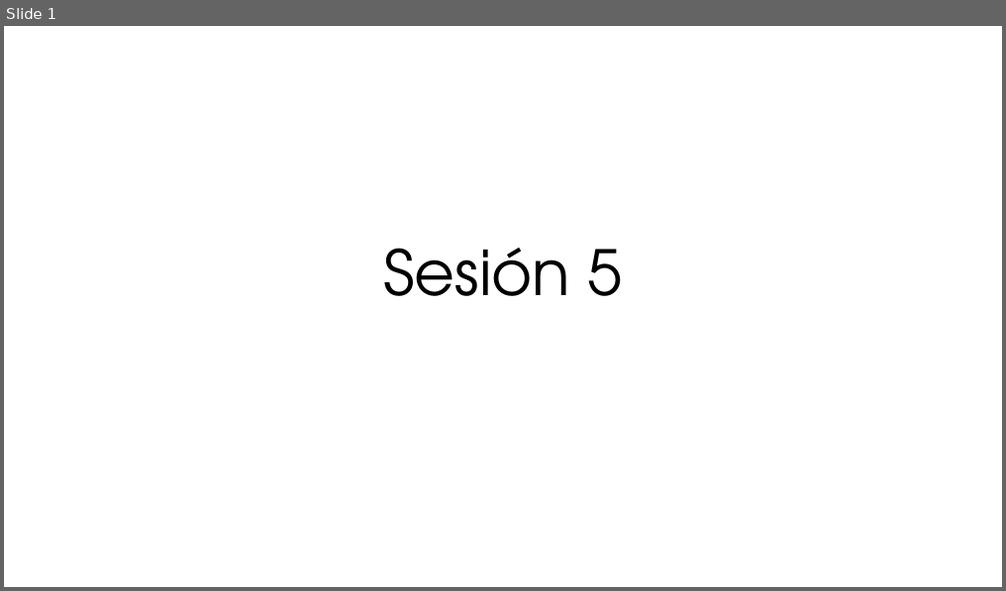
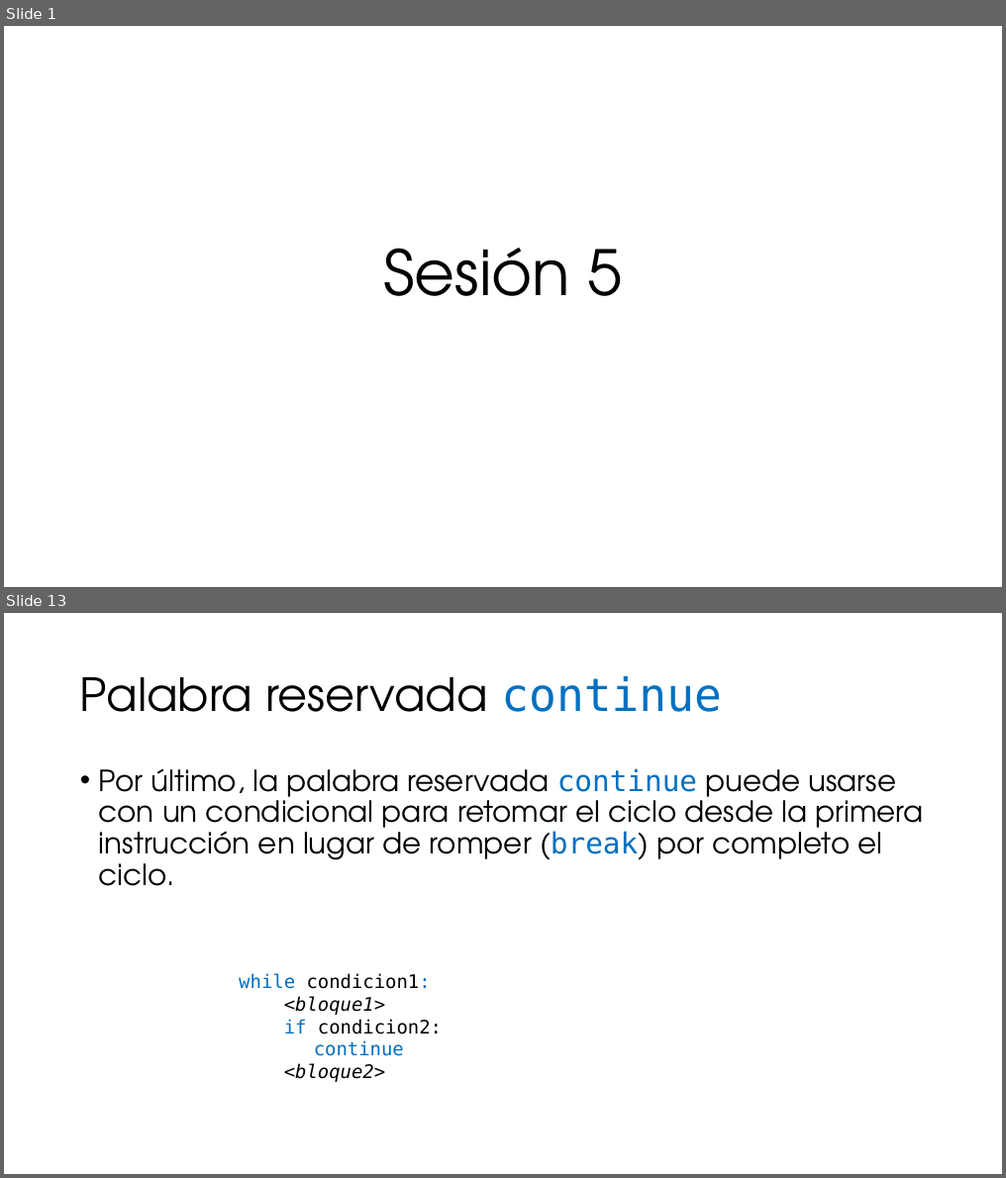
Before and after one commit to ccaballeroh/IntroPython, a slide deck: slides/Programación con Python05.pptx. Shown one above the other, each under a label of ours: slide 1 before the commit, slides 1 and 13 after it; the slides between them are not shown. The pictures are 1006x591 and 1006x1178 pixels, drawn with LibreOffice and Linux fonts; fonts in the diff are those of the drawing. Boxes give left, top, right and bottom in pixels: in the first picture for what was removed or moved away, otherwise in the second. Text is boxed around its words. In the diff, an @@ line names an element or a change of style, - is before the commit and + after.

```diff
--- a/slides/Programación con Python05.pptx
+++ b/slides/Programación con Python05.pptx
@@ slide 13 added at [4,613,1002,1174], background #FFFFFF @@
@@ title added at [80,676,721,712], 44 pt, text #000000 @@
+Palabra reservada continue
@@ text added at [99,768,924,886], 28 pt, text #000000 @@
+• Por último, la palabra reservada continue puede usarse con un condicional para retomar el ciclo desde la primera instrucción en lugar de romper (break) por completo el ciclo.
@@ text added at [239,973,442,1082], 18 pt, text #000000 @@
+while condicion1:
+<bloque1>
+if condicion2:
+continue
+<bloque2>
```
Also in this commit, not shown: 1 slide changed, 11 other slides added, 1 slide removed.
